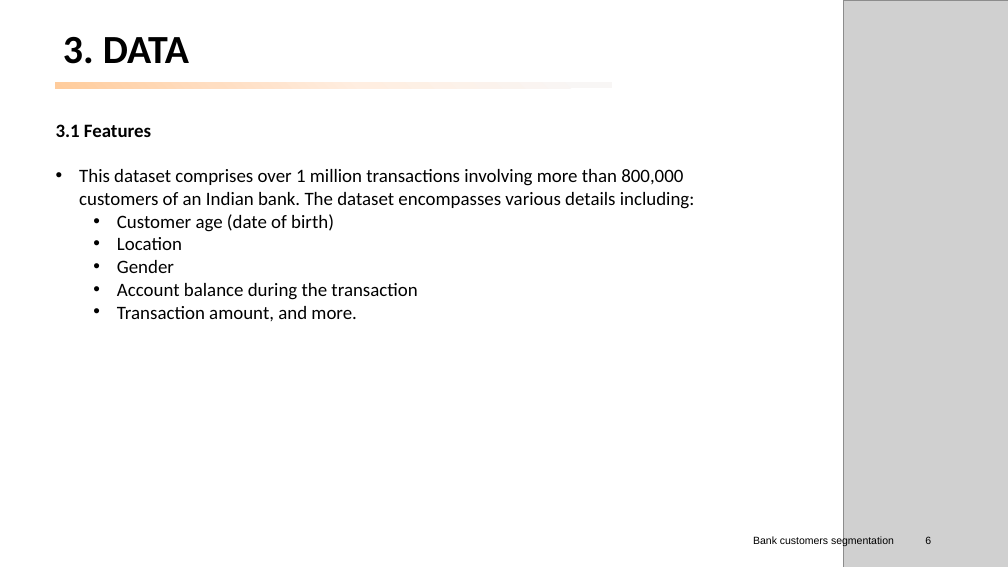
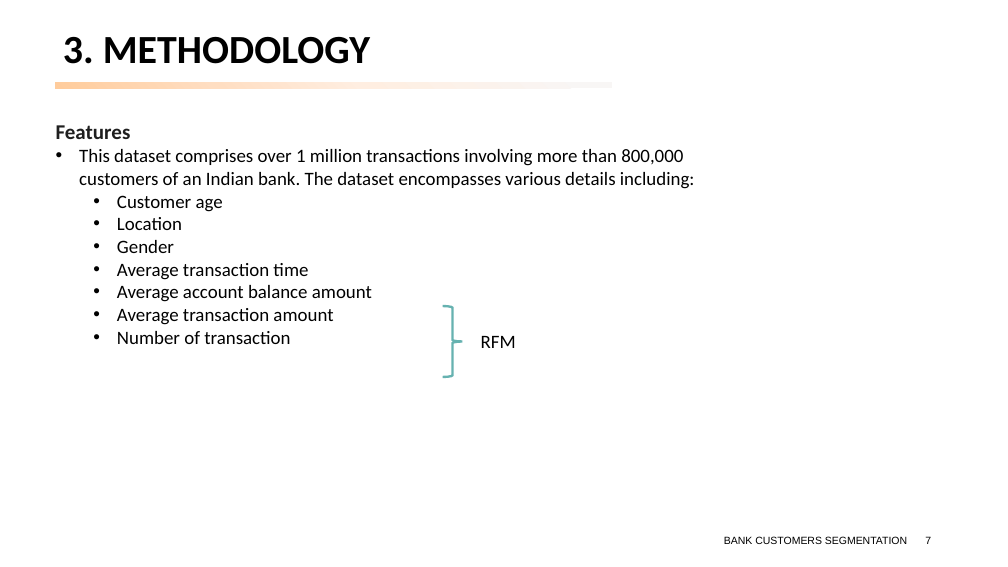
Before and after one commit to peerapat-t/Banking-customer-segmentation, a slide deck: slide 7 of banking customer segmentation.pptx (slide 6 before the commit). Drawn at 1008x567 pixels with LibreOffice and Linux fonts; fonts in the diff are those of the drawing; grey boxes stand for pictures. Boxes give left, top, right and bottom in pixels: in the first picture for what was removed or moved away, otherwise in the second. Text is boxed around its words. In the diff, an @@ line names an element or a change of style, - is before the commit and + after.

```diff
--- a/banking customer segmentation.pptx
+++ b/banking customer segmentation.pptx
@@ picture removed at [843, 0, 1008, 567] @@
@@ title at [63, 37, 370, 64]: text changed @@
-3. DATA
+3. METHODOLOGY
@@ text at [56, 125, 131, 139]: text changed; size 18 to 20 pt; text colour #000000 to #1F1F1F @@
-3.1 Features
+Features
@@ text at [117, 195, 223, 212]: text changed @@
-  • Customer age (date of birth)
+  • Customer age
@@ text at [117, 263, 372, 344]: text changed @@
-  • Account balance during the transaction
-  • Transaction amount, and more.
+  • Average transaction time
+  • Average account balance amount
+  • Average transaction amount
+  • Number of transaction
@@ right brace added at [442, 306, 462, 377], outline #66B2B0 2.25 pt @@
@@ text added at [481, 336, 516, 348], 18 pt, text #000000 @@
+RFM
@@ text at [724, 536, 907, 544]: text changed @@
-Bank customers segmentation
+BANK CUSTOMERS SEGMENTATION
@@ page number at [925, 536, 931, 544]: text changed @@
-6
+7
```
Also in this commit, not shown: 12 other slides changed, 6 slides added, 5 slides removed, 2 other files.
